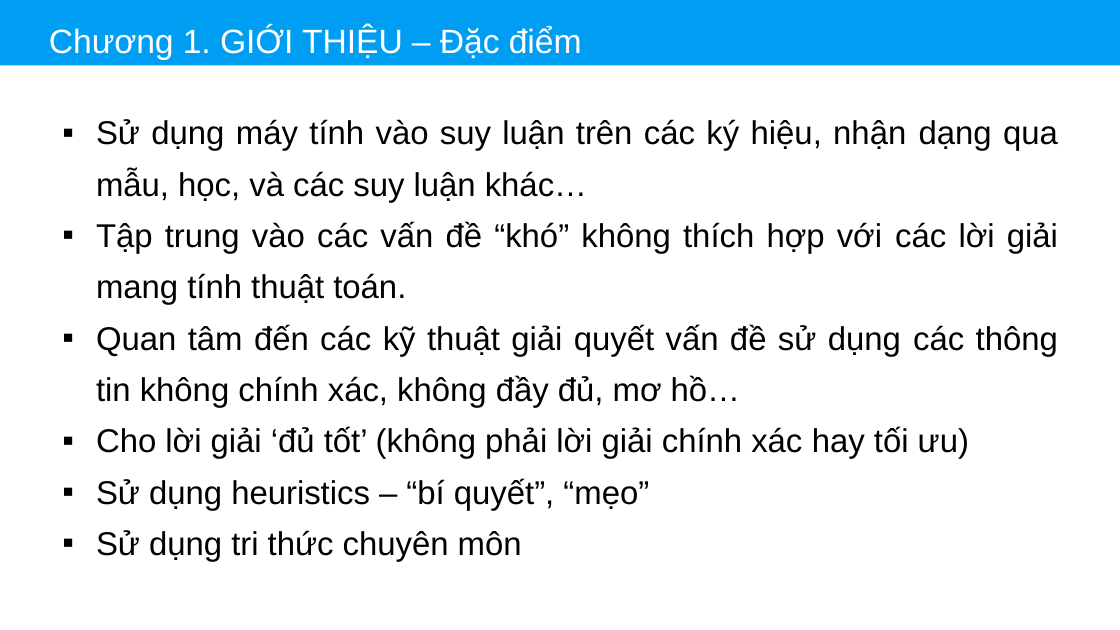
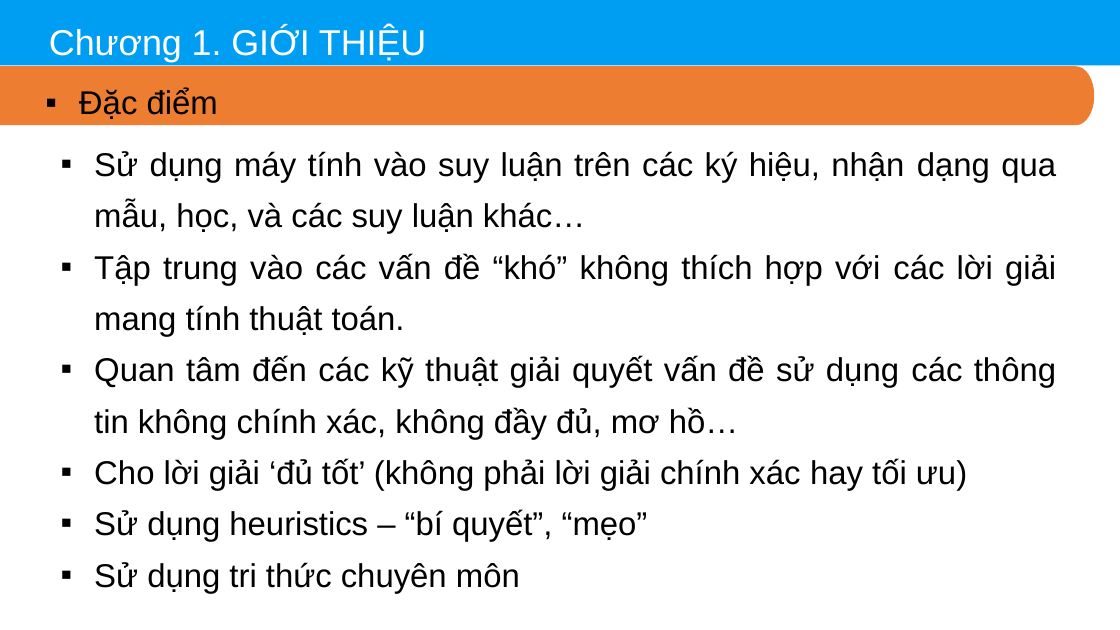
Before and after one commit to thinhdoanvu/AI, a slide deck: slide 7 of Slides/Chuong1_Gioithieu.pptx. Drawn at 1120x630 pixels with LibreOffice and Linux fonts; fonts in the diff are those of the drawing. Boxes give left, top, right and bottom in pixels: in the first picture for what was removed or moved away, otherwise in the second. Text is boxed around its words. In the diff, an @@ line names an element or a change of style, - is before the commit and + after.

```diff
--- a/Slides/Chuong1_Gioithieu.pptx
+++ b/Slides/Chuong1_Gioithieu.pptx
@@ text at (49, 27, 426, 62): text changed; size 45 to 48 pt @@
-Chương 1. GIỚI THIỆU – Đặc điểm
+Chương 1. GIỚI THIỆU
@@ freeform shape added at (0, 66, 1094, 125), fill #ED7D31 @@
@@ text added at (79, 88, 218, 119), 44 pt, text #000000 @@
+▪ Đặc điểm
@@ text "Sử dụng máy tính vào ...": place and size @@
-text "Sử dụng máy tính vào ..." at (96, 119, 1058, 562)
+text "Sử dụng máy tính vào ..." at (94, 151, 1056, 593)
```
Also in this commit, not shown: 14 other slides changed, 4 other files.
